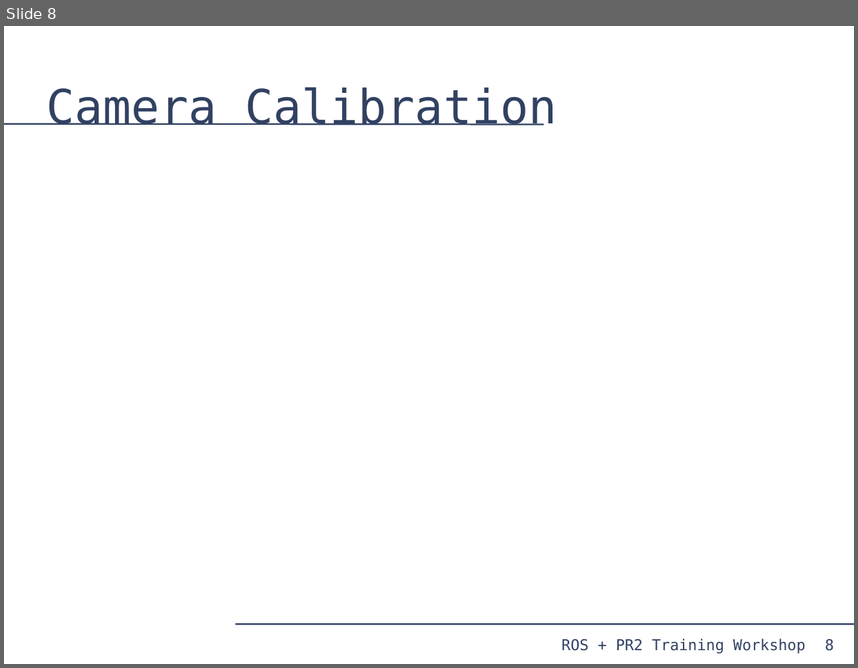
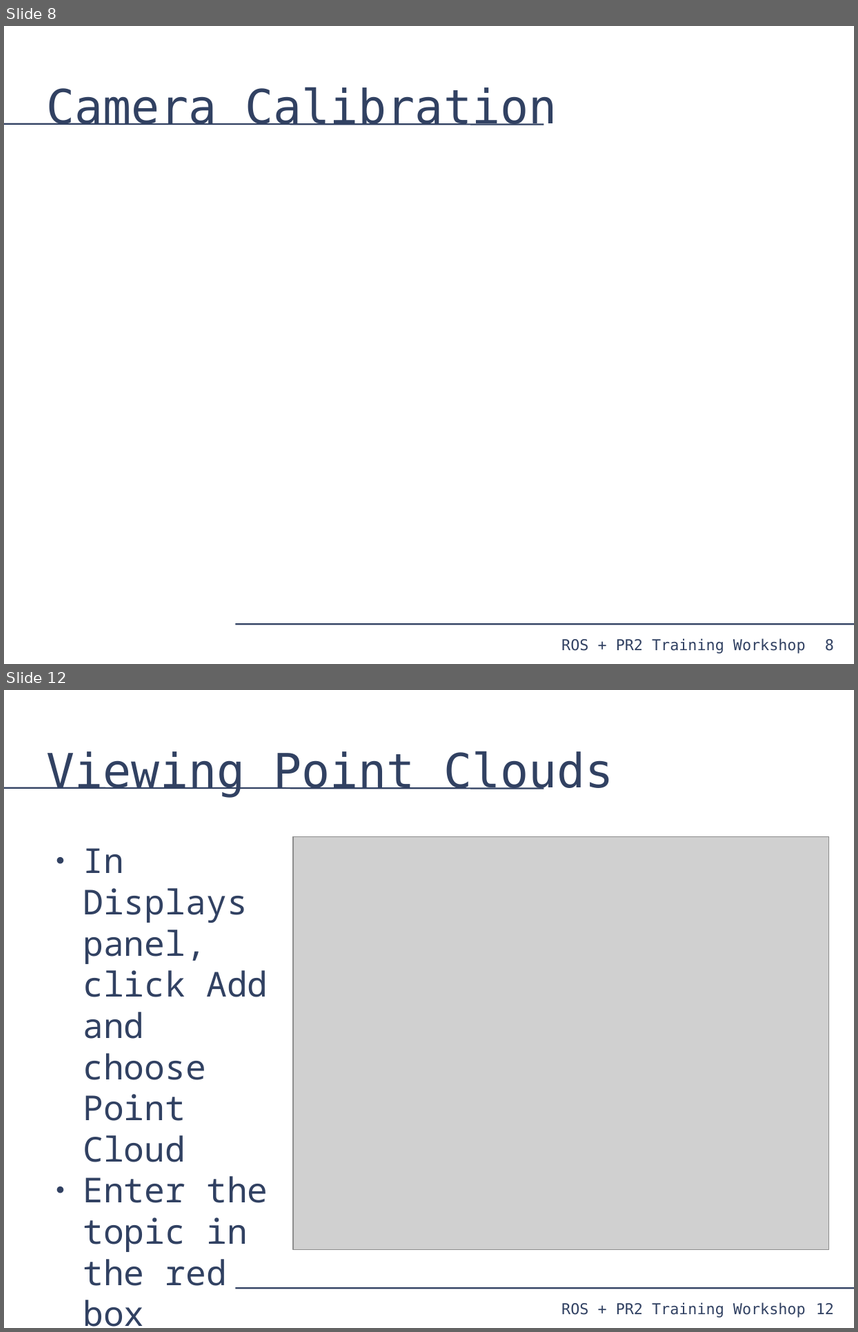
Before and after one commit to PR2/pr2_docs, a slide deck: pr2_training_workshop/processing_camera_data/slides.odp. Shown one above the other, each under a label of ours: slide 8 before the commit, slides 8 and 12 after it; the slides between them are not shown. The pictures are 858x668 and 858x1332 pixels, drawn with LibreOffice and Linux fonts; fonts in the diff are those of the drawing; grey boxes stand for pictures. Boxes give left, top, right and bottom in pixels: in the first picture for what was removed or moved away, otherwise in the second. Text is boxed around its words. In the diff, an @@ line names an element or a change of style, - is before the commit and + after.

```diff
--- a/pr2_training_workshop/processing_camera_data/slides.odp
+++ b/pr2_training_workshop/processing_camera_data/slides.odp
@@ slide 12 added at bbox=[4, 690, 854, 1328], background #FFFFFF; not listed: 4 template elements that a slide beside it also shows @@
@@ title added at bbox=[47, 751, 614, 797], 44 pt, text #314162 @@
+Viewing Point Clouds
@@ text added at bbox=[83, 848, 268, 1285], 32 pt, text #314162 @@
+● In Displays panel, click Add and choose Point Cloud
+● Enter the topic in the red box
@@ picture added at bbox=[293, 836, 829, 1250] @@
```
Also in this commit, not shown: 13 slides changed, 3 other slides added, 1 slide removed.
